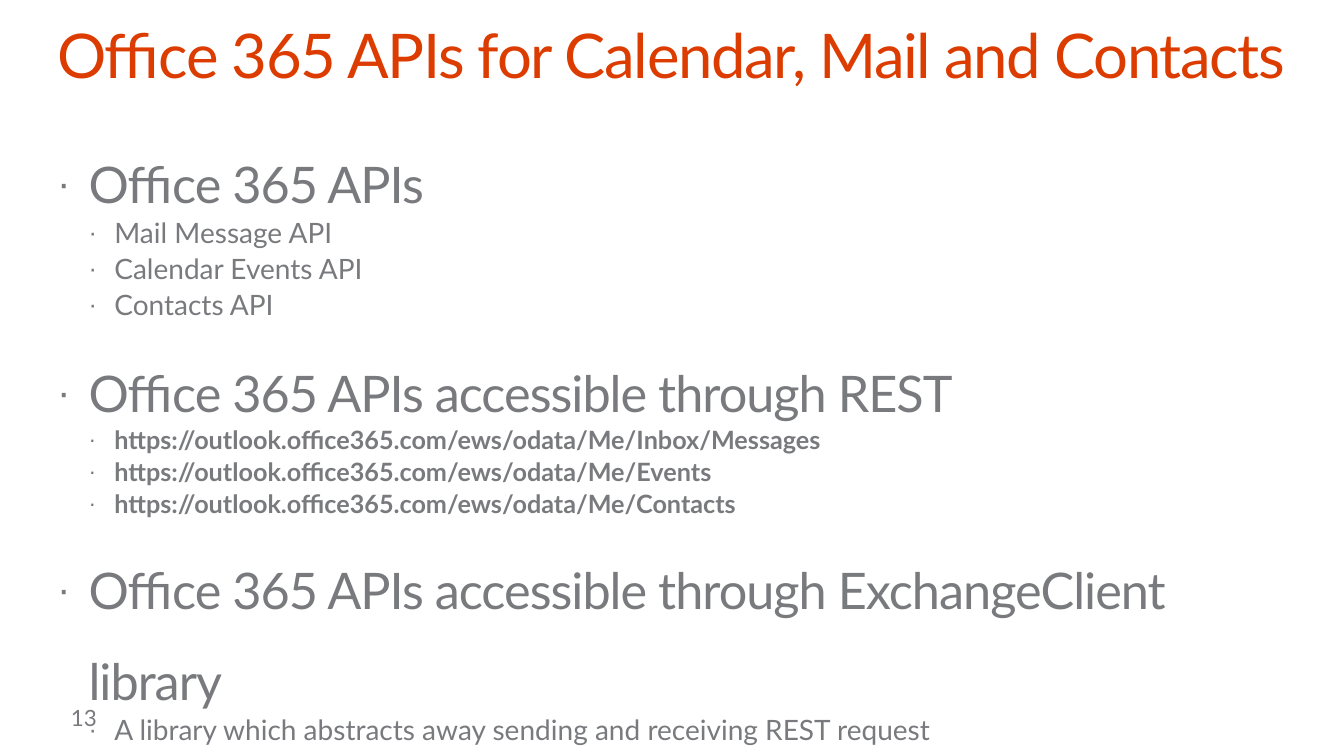
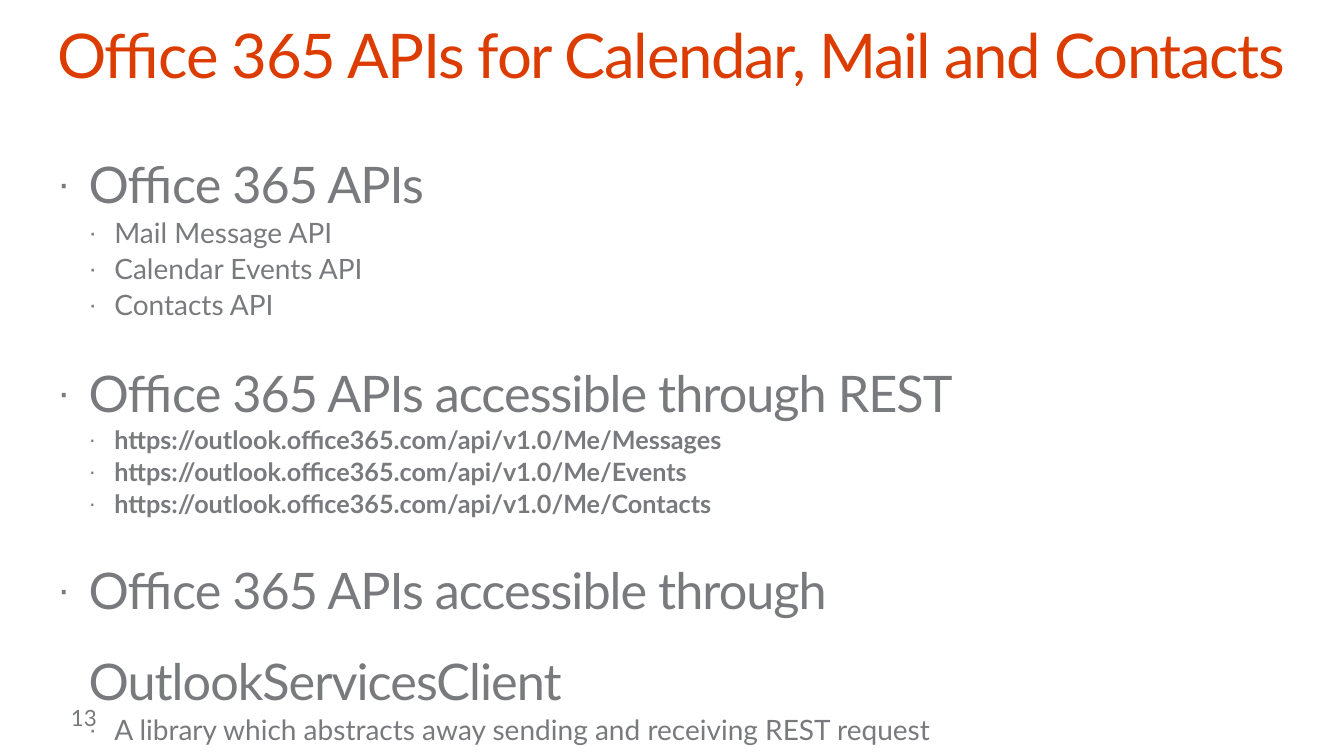
Before and after one commit to stinethebean/DevCampTraining, a slide deck: slide 13 of 04a.Hook into Office 365 APIs/Hook into Office 365 APIs.pptx. Drawn at 1344x756 pixels with LibreOffice and Linux fonts; fonts in the diff are those of the drawing; background and template pictures are left out. Boxes give left, top, right and bottom in pixels: in the first picture for what was removed or moved away, otherwise in the second. Text is boxed around its words. In the diff, an @@ line names an element or a change of style, - is before the commit and + after.

Commit message:
Presentation Update

```diff
--- a/04a.Hook into Office 365 APIs/Hook into Office 365 APIs.pptx
+++ b/04a.Hook into Office 365 APIs/Hook into Office 365 APIs.pptx
@@ text at box(89, 430, 827, 701): text changed @@
-  · https://outlook.office365.com/ews/odata/Me/Inbox/Messages
-  · https://outlook.office365.com/ews/odata/Me/Events
-  · https://outlook.office365.com/ews/odata/Me/Contacts
-· Office 365 APIs accessible through ExchangeClient library
+  · https://outlook.office365.com/api/v1.0/Me/Messages
+  · https://outlook.office365.com/api/v1.0/Me/Events
+  · https://outlook.office365.com/api/v1.0/Me/Contacts
+· Office 365 APIs accessible through OutlookServicesClient
```
Also in this commit, not shown: 2 other slides changed, 2 slides added, 2 slides removed.
